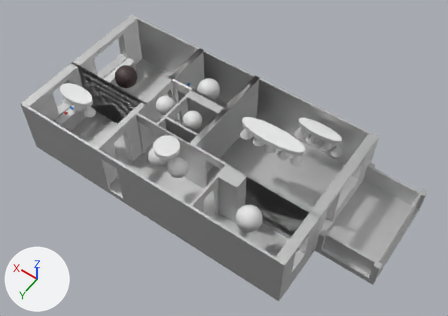
Before and after pictures for a commit that changed the glTF model 3d_models/home.gltf.
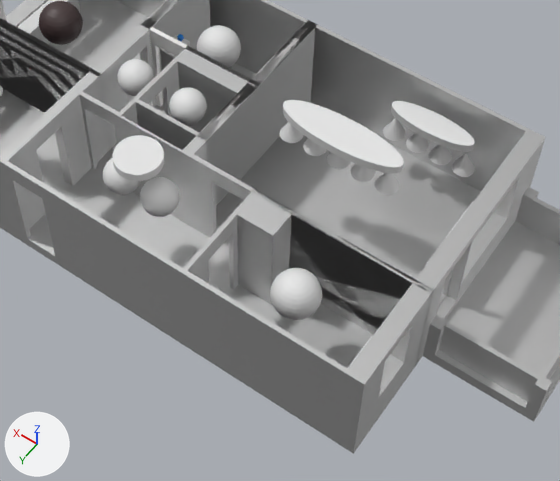
There are two pictures of each version: one whole from a camera (50 mm lens) standing at (-10.78, 12.91, 21.3) and looking at (-1.66, 0.16, 1.26), one close up on the part from 21% to 86% of the width and 21% to 100% of the height. Every picture has the same lights, and +X, +Y and +Z are marked at lower left. Where no turn or scale is listed for an object, it has been applied to the vertices.

The scene before the commit, as lines of its bpy script (objects in view):
```python
ob_corridor = bpy.data.objects.new('Corridor', me_corridor_bulb_mesh)
ob_corridor.parent = ob_lights
ob_corridor.location = (1.391, 0.549, -2.14)
ob_corridor.scale = (0.4, 0.4, 0.4)
ob_hallway_light_1_frame = bpy.data.objects.new('Hallway Light 1 Frame', me_hallway_light_1)
ob_hallway_light_1_frame.parent = ob_hallway_light_group
ob_hallway_light_1_frame.location = (-0.955, 0.0293, -8.826)
ob_hallway_light_1_frame.scale = (0.8, 0.8, 4.0)
ob_hallway_light_2_frame = bpy.data.objects.new('Hallway Light 2 Frame', me_hallway_light_2)
ob_hallway_light_2_frame.parent = ob_hallway_light_group
ob_hallway_light_2_frame.location = (0.981, 0.0293, -8.826)
ob_hallway_light_2_frame.scale = (0.8, 0.8, 4.0)
ob_livingtop1 = bpy.data.objects.new('LivingTop1', me_livingtop1)
ob_livingtop1.parent = ob_livingroom_center_light_group
ob_livingtop1.location = (0.844, 0.0121, -4.895)
ob_livingtop1.scale = (0.179, 0.625, 2.5)
ob_livingtop2 = bpy.data.objects.new('LivingTop2', me_livingtop2)
ob_livingtop2.parent = ob_livingroom_center_light_group
ob_livingtop2.location = (0.421, 0.0121, -4.895)
ob_livingtop2.scale = (0.179, 0.625, 2.5)
ob_livingtop3 = bpy.data.objects.new('LivingTop3', me_livingtop3)
ob_livingtop3.parent = ob_livingroom_center_light_group
ob_livingtop3.location = (0.00523, 0.0121, -4.895)
ob_livingtop3.scale = (0.179, 0.625, 2.5)
ob_livingtop4 = bpy.data.objects.new('LivingTop4', me_livingtop4)
ob_livingtop4.parent = ob_livingroom_center_light_group
ob_livingtop4.location = (-0.4, 0.0121, -4.895)
ob_livingtop4.scale = (0.179, 0.625, 2.5)
ob_livingtop5 = bpy.data.objects.new('LivingTop5', me_livingtop5)
ob_livingtop5.parent = ob_livingroom_center_light_group
ob_livingtop5.location = (-0.808, 0.0121, -4.895)
ob_livingtop5.scale = (0.179, 0.625, 2.5)
ob_office_windowwall = bpy.data.objects.new('Office_WindowWall', me_office_windowwall)
ob_office_windowwall.location = (5.86, 3.4, -0.02)
# also in view: 'Toilet_BathroomWall' at (0.1, -1.05, 1.23); 'Bedroom_DoorWall' at (2.14, 1.98, 1.23); 'Kitchen_Base' at (-4.52, 2.29, 1.08); 'Hallway_OutWall' at (-0.23, 3.45, 1.23); 'Toilet_DoorWall' at (0.96, -0.13, 1.23)
```
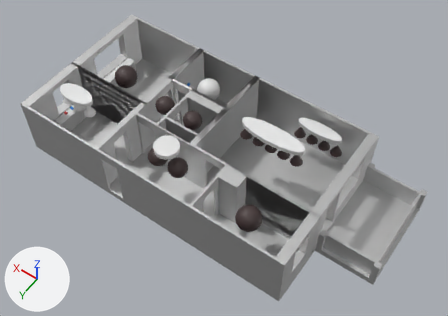
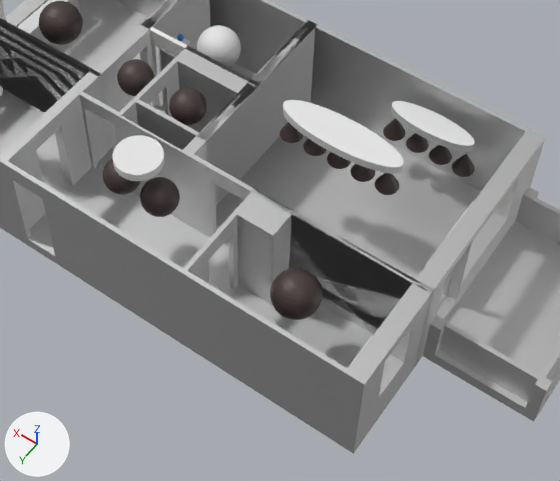
What differs and where, as boxes [x1, y1, x2, y2] in the close-ups (560 x 481 px):
'Kitchen', recoloured: [270, 268, 322, 320] in both
'Hallway Light 1 Frame', recoloured: [140, 177, 180, 217] in both
'Toilet Bulb', recoloured: [169, 87, 207, 125] in both
'Corridor', recoloured: [117, 59, 154, 96] in both
'Hallway Light 2 Frame', recoloured: [103, 158, 141, 195] in both
'LivingTop5', recoloured: [375, 173, 400, 195] in both
'malms 1 Frame', recoloured: [452, 153, 475, 177] in both
'malms 4 Frame', recoloured: [383, 118, 406, 141] in both
'malms 2 Frame', recoloured: [429, 145, 452, 165] in both
'malms 3 Frame', recoloured: [406, 133, 429, 153] in both
'LivingTop4', recoloured: [350, 164, 375, 182] in both
'LivingTop1', recoloured: [279, 122, 303, 143] in both
'LivingTop3', recoloured: [327, 152, 351, 169] in both
'LivingTop2', recoloured: [303, 139, 327, 156] in both

The change, as a diff of the scene's bpy script:
```diff
--- a/3d_models/home.gltf.py
+++ b/3d_models/home.gltf.py
@@ mat_corridor_bulb_mesh_material @@
 mat_corridor_bulb_mesh_material = principled_material('Corridor Bulb Mesh Material')
-mat_corridor_bulb_mesh_material.base_color = (0.8, 0.8, 0.8)  # white #e7e7e7
+mat_corridor_bulb_mesh_material.base_color = (0.0612, 0.0382, 0.0382)  # brown #463737
@@ mat_hallway_light_1_material @@
 mat_hallway_light_1_material = principled_material('Hallway Light 1 Material')
-mat_hallway_light_1_material.base_color = (0.8, 0.8, 0.8)  # white #e7e7e7
+mat_hallway_light_1_material.base_color = (0.0612, 0.0382, 0.0382)  # brown #463737
@@ mat_hallway_light_2_material @@
 mat_hallway_light_2_material = principled_material('Hallway Light 2 Material')
-mat_hallway_light_2_material.base_color = (0.8, 0.8, 0.8)  # white #e7e7e7
+mat_hallway_light_2_material.base_color = (0.0612, 0.0382, 0.0382)  # brown #463737
@@ mat_livingtop1_material @@
 mat_livingtop1_material = principled_material('LivingTop1 Material')
-mat_livingtop1_material.base_color = (0.8, 0.8, 0.8)  # white #e7e7e7
+mat_livingtop1_material.base_color = (0.0612, 0.0382, 0.0382)  # brown #463737
@@ mat_livingtop2_material @@
 mat_livingtop2_material = principled_material('LivingTop2 Material')
-mat_livingtop2_material.base_color = (0.8, 0.8, 0.8)  # white #e7e7e7
+mat_livingtop2_material.base_color = (0.0612, 0.0382, 0.0382)  # brown #463737
@@ mat_livingtop3_material @@
 mat_livingtop3_material = principled_material('LivingTop3 Material')
-mat_livingtop3_material.base_color = (0.8, 0.8, 0.8)  # white #e7e7e7
+mat_livingtop3_material.base_color = (0.0612, 0.0382, 0.0382)  # brown #463737
@@ mat_livingtop5_material @@
 mat_livingtop5_material = principled_material('LivingTop5 Material')
-mat_livingtop5_material.base_color = (0.8, 0.8, 0.8)  # white #e7e7e7
+mat_livingtop5_material.base_color = (0.0612, 0.0382, 0.0382)  # brown #463737
@@ mat_malms_1_mesh_mat @@
 mat_malms_1_mesh_mat = principled_material('malms 1 Mesh Mat')
-mat_malms_1_mesh_mat.base_color = (0.8, 0.8, 0.8)  # white #e7e7e7
+mat_malms_1_mesh_mat.base_color = (0.0612, 0.0382, 0.0382)  # brown #463737
@@ mat_malms_2_mesh_mat @@
 mat_malms_2_mesh_mat = principled_material('malms 2 Mesh Mat')
-mat_malms_2_mesh_mat.base_color = (0.8, 0.8, 0.8)  # white #e7e7e7
+mat_malms_2_mesh_mat.base_color = (0.0612, 0.0382, 0.0382)  # brown #463737
@@ mat_malms_3_mesh_mat @@
 mat_malms_3_mesh_mat = principled_material('malms 3 Mesh Mat')
-mat_malms_3_mesh_mat.base_color = (0.8, 0.8, 0.8)  # white #e7e7e7
+mat_malms_3_mesh_mat.base_color = (0.0612, 0.0382, 0.0382)  # brown #463737
@@ mat_malms_4_mesh_mat @@
 mat_malms_4_mesh_mat = principled_material('malms 4 Mesh Mat')
-mat_malms_4_mesh_mat.base_color = (0.8, 0.8, 0.8)  # white #e7e7e7
+mat_malms_4_mesh_mat.base_color = (0.0612, 0.0382, 0.0382)  # brown #463737
@@ mat_kitchen_bulb_mesh_material @@
 mat_kitchen_bulb_mesh_material = principled_material('Kitchen Bulb Mesh Material')
-mat_kitchen_bulb_mesh_material.base_color = (0.8, 0.8, 0.8)  # white #e7e7e7
+mat_kitchen_bulb_mesh_material.base_color = (0.0612, 0.0382, 0.0382)  # brown #463737
@@ mat_toilet_bulb_mat @@
 mat_toilet_bulb_mat = principled_material('Toilet_Bulb_Mat')
-mat_toilet_bulb_mat.base_color = (0.8, 0.8, 0.8)  # white #e7e7e7
+mat_toilet_bulb_mat.base_color = (0.0612, 0.0382, 0.0382)  # brown #463737
```
